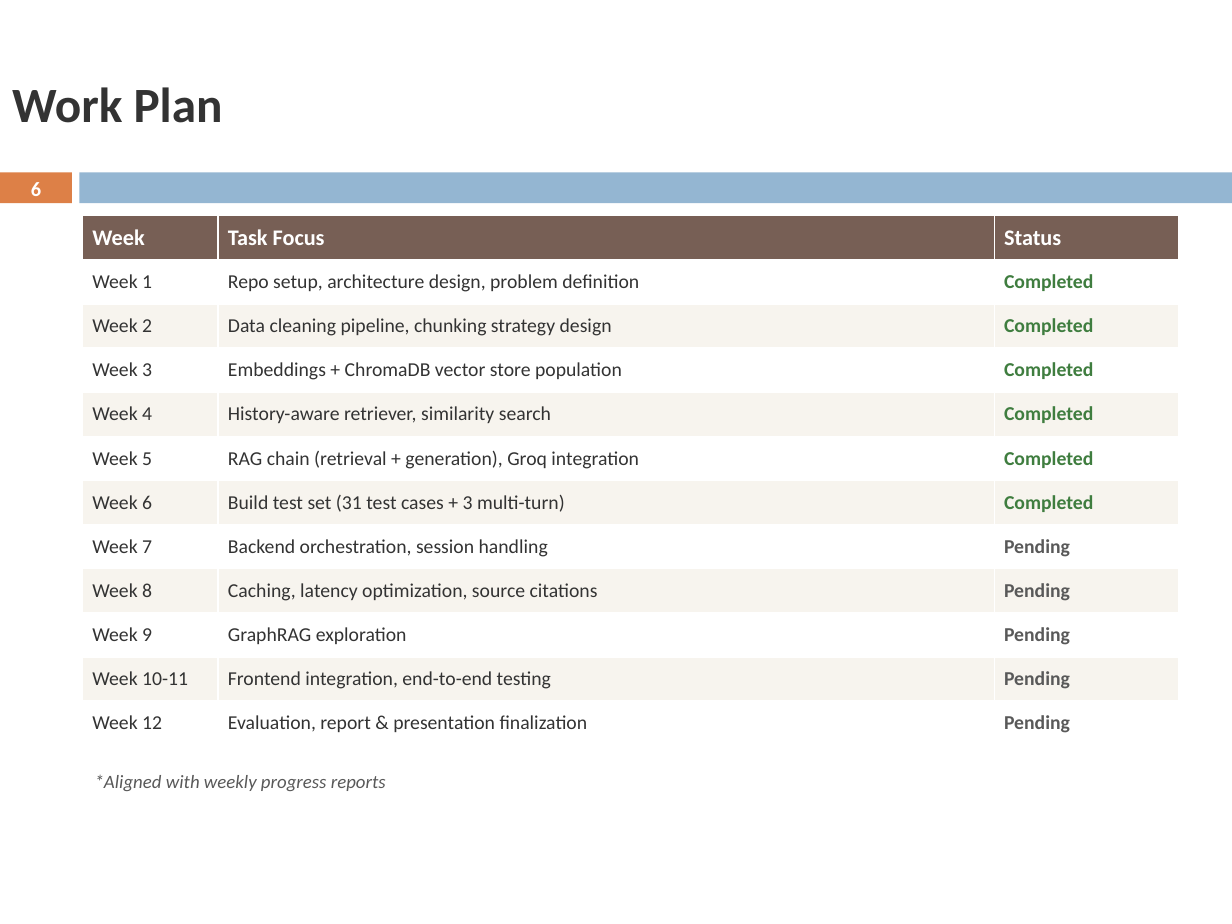
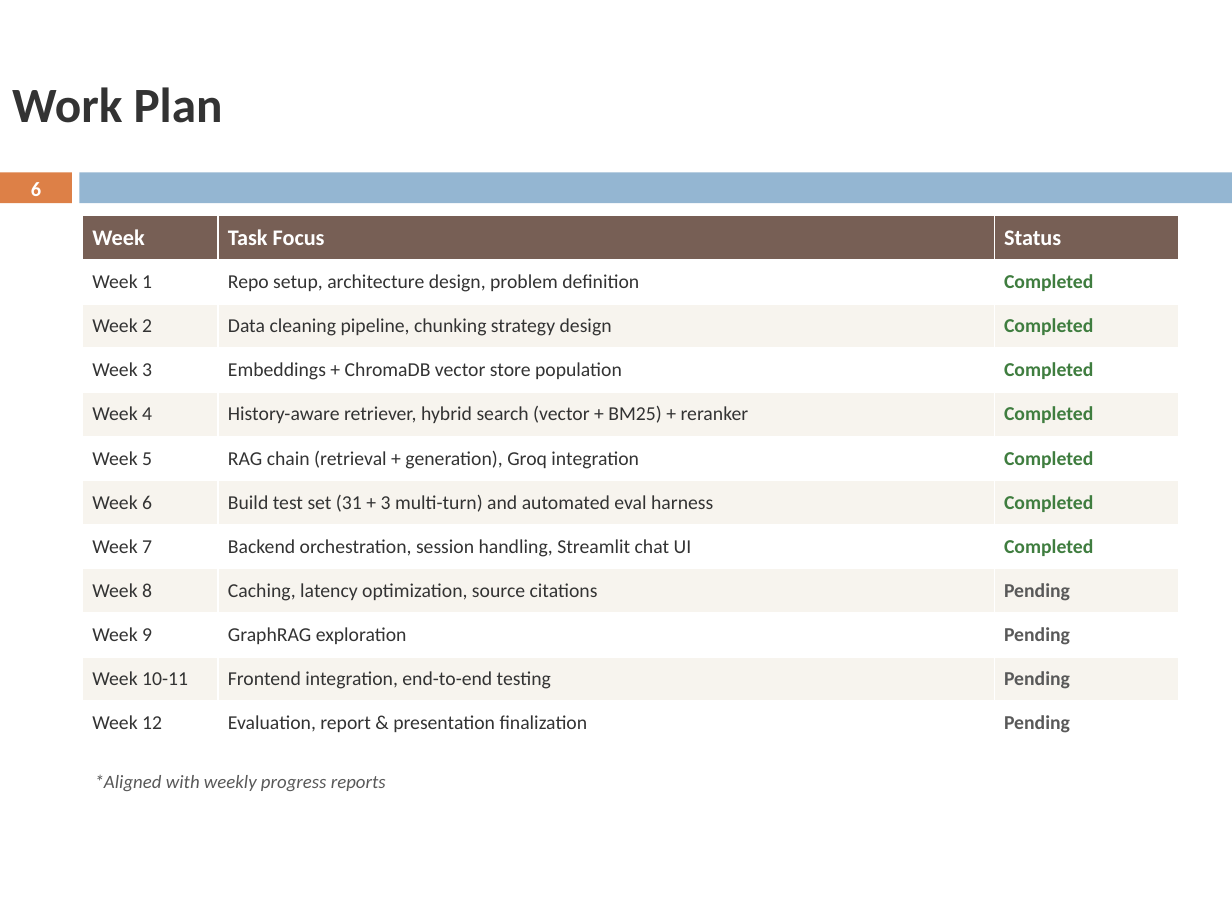
Before and after one commit to Devashish-Rawat1/LegalAssistant, a slide deck: slide 6 of docs/LegalAssistant_Presentation.pptx. Drawn at 1232x924 pixels with LibreOffice and Linux fonts; fonts in the diff are those of the drawing; background and template pictures are left out. Boxes give left, top, right and bottom in pixels: in the first picture for what was removed or moved away, otherwise in the second. Text is boxed around its words. In the diff, an @@ line names an element or a change of style, - is before the commit and + after.

```diff
--- a/docs/LegalAssistant_Presentation.pptx
+++ b/docs/LegalAssistant_Presentation.pptx
@@ table at [83, 216, 1179, 745] @@
-row 5, column 2: History-aware retriever, similarity search
+row 5, column 2: History-aware retriever, hybrid search (vector + BM25) + reranker
-row 7, column 2: Build test set (31 test cases + 3 multi-turn)
+row 7, column 2: Build test set (31 + 3 multi-turn) and automated eval harness
-row 8, column 2: Backend orchestration, session handling
+row 8, column 2: Backend orchestration, session handling, Streamlit chat UI
-row 8, column 3: Pending
+row 8, column 3: Completed
```
Also in this commit, not shown: 4 other slides changed.
